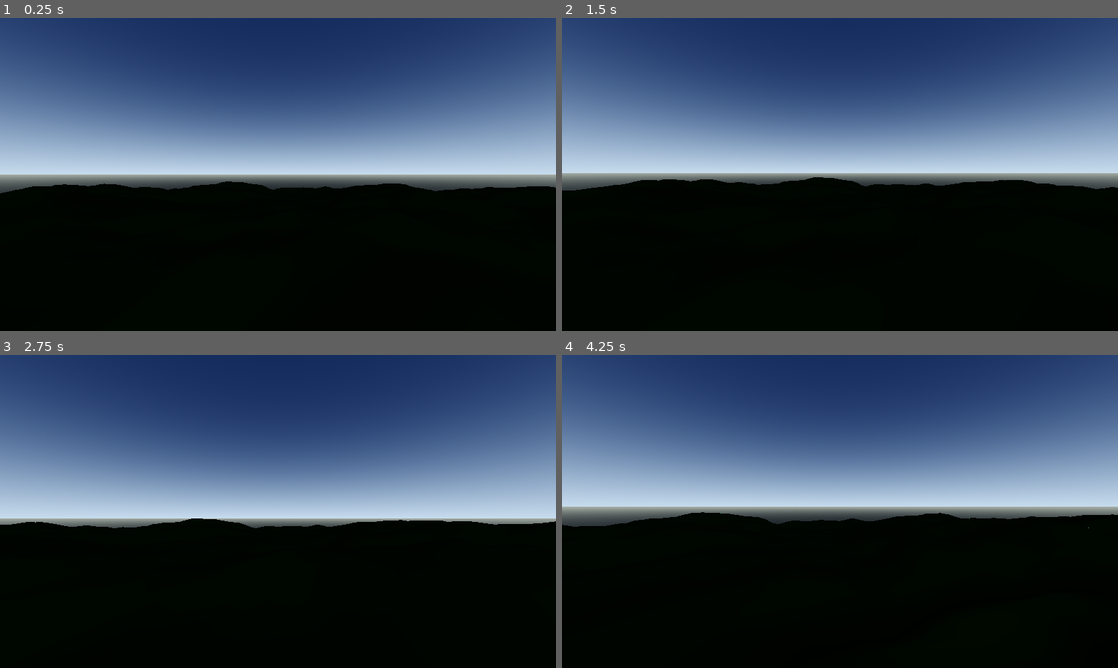
Above: before the commit, frames 1-4 (two rows, left to right).
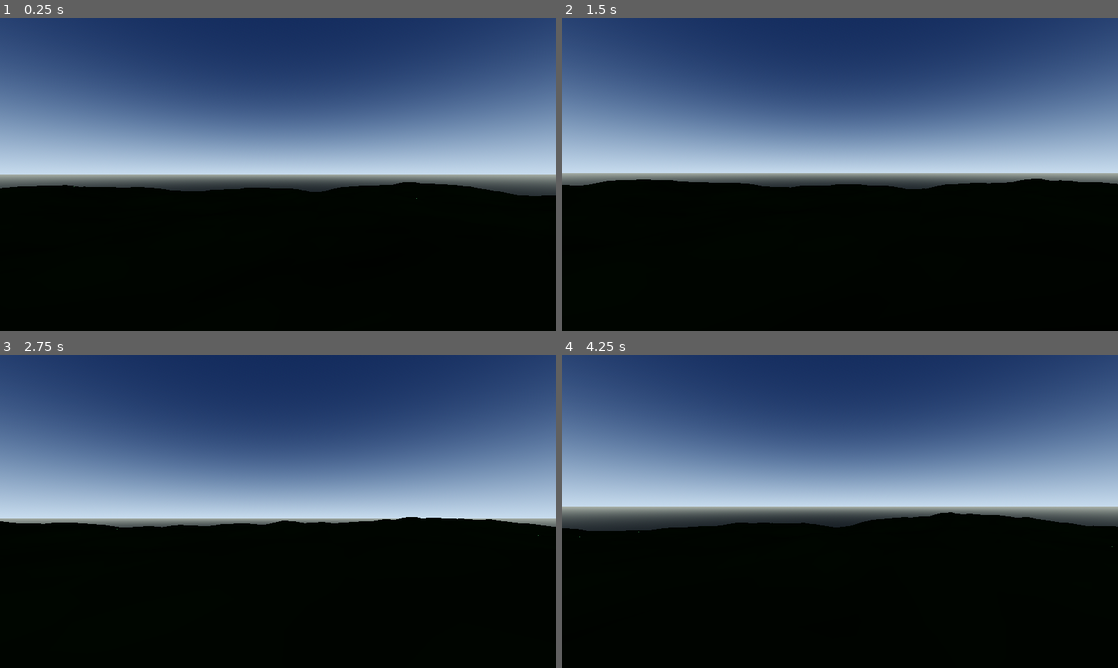
Above: after the commit, the same moments.

Repository: kansation/Space-Exploring-Game
Game: Godot game, scene res://scenes/procedural_terrain.tscn
The game is run twice, just before and just after one commit, with the same random seed, the same clock (stepped at 60 frames per second) and the same inputs.
Inputs (mouse positions are in pixels of both pictures, inside the frame that each line leads up to):
- Up to frame 1 (0.25 s): no input
- Up to frame 2 (1.5 s): tap Enter at 0.5 s; move the mouse to (867, 174) at 0.52 s; hold W (move_forward) from 0.53 s (still down); click (867, 174) at 0.67 s; tap Space (jump) at 0.77 s; move the mouse to (812, 174) at 1.27 s
- Up to frame 3 (2.75 s): keep holding W (move_forward); tap Space (jump) at 1.52 s; move the mouse to (289, 505) at 2.02 s
- Up to frame 4 (4.25 s): keep holding W (move_forward); move the mouse to (834, 517) at 2.77 s; click (834, 517) at 2.92 s; tap Space (jump) at 3.02, 3.77 s; move the mouse to (878, 514) at 3.52 s

The runs differ from the first frame. In frame 1, 1.0% of the frame differs, in the area x 0-100%, y 52-58%; in frame 2, 1.0%; in frame 3, 0.8%; in frame 4, 1.8%, in the area x 0-100%, y 50-62%.

Commit message:
Shape procedural terrain and slope materials

Diff:
--- a/game/scenes/procedural_terrain.tscn
+++ b/game/scenes/procedural_terrain.tscn
@@ -20,10 +20,11 @@
 ambient_light_energy = 0.7
 tonemap_mode = 2
 
-[sub_resource type="StandardMaterial3D" id="Material_terrain"]
-albedo_color = Color(0.12, 0.38, 0.16, 1)
-roughness = 1.0
-cull_mode = 2
+[sub_resource type="Shader" id="Shader_terrain"]
+code = "shader_type spatial;\nrender_mode cull_disabled;\n\nuniform vec4 soil_color : source_color = vec4(0.12, 0.38, 0.16, 1.0);\nuniform vec4 rock_color : source_color = vec4(0.28, 0.3, 0.28, 1.0);\nuniform float rock_slope_start = 0.38;\nuniform float rock_slope_end = 0.62;\nvarying vec3 world_normal;\n\nvoid vertex() {\n    world_normal = normalize((MODEL_MATRIX * vec4(NORMAL, 0.0)).xyz);\n}\n\nvoid fragment() {\n    float slope = 1.0 - clamp(dot(normalize(world_normal), vec3(0.0, 1.0, 0.0)), 0.0, 1.0);\n    float rock_amount = smoothstep(rock_slope_start, rock_slope_end, slope);\n    ALBEDO = mix(soil_color.rgb, rock_color.rgb, rock_amount);\n    ROUGHNESS = 1.0;\n}"
+
+[sub_resource type="ShaderMaterial" id="Material_terrain"]
+shader = SubResource("Shader_terrain")
 
 [node name="ProceduralTerrain" type="Node3D"]
 script = ExtResource("1_terrain")
--- a/game/scripts/procedural_terrain.gd
+++ b/game/scripts/procedural_terrain.gd
@@ -2,7 +2,9 @@
 
 @export var seed := 1337
 @export_range(0.5, 12.0, 0.5) var terrain_height := 2.5
-@export_range(0.005, 0.15, 0.005) var noise_scale := 0.045
+@export_range(0.005, 0.08, 0.005) var noise_scale := 0.025
+@export_range(0.0, 2.0, 0.05) var detail_height := 0.35
+@export_range(0.02, 0.3, 0.01) var detail_noise_scale := 0.09
 @export_range(16, 128, 1) var mesh_resolution := 96
 @export var terrain_size := 100.0
 
@@ -18,13 +20,19 @@
 	noise.seed = seed
 	noise.noise_type = FastNoiseLite.TYPE_SIMPLEX_SMOOTH
 	noise.frequency = noise_scale
+	var detail_noise := FastNoiseLite.new()
+	detail_noise.seed = seed + 7919
+	detail_noise.noise_type = FastNoiseLite.TYPE_SIMPLEX_SMOOTH
+	detail_noise.frequency = detail_noise_scale
 
 	var grid_size := mesh_resolution + 1
 	var heights := PackedFloat32Array()
 	heights.resize(grid_size * grid_size)
 	for z in range(grid_size):
 		for x in range(grid_size):
-			heights[z * grid_size + x] = noise.get_noise_2d(_grid_to_world(x), _grid_to_world(z)) * terrain_height
+			var world_x := _grid_to_world(x)
+			var world_z := _grid_to_world(z)
+			heights[z * grid_size + x] = _sample_height(noise, detail_noise, world_x, world_z)
 
 	var vertices := PackedVector3Array()
 	vertices.resize(grid_size * grid_size)
@@ -63,8 +71,11 @@
 	terrain_collision.shape = collision_shape
 	terrain_collision.scale = Vector3(terrain_size / mesh_resolution, 1.0, terrain_size / mesh_resolution)
 
-	var center_height := noise.get_noise_2d(0.0, 0.0) * terrain_height
+	var center_height := _sample_height(noise, detail_noise, 0.0, 0.0)
 	player.position = Vector3(0.0, center_height + 2.0, 0.0)
+
+func _sample_height(broad_noise: FastNoiseLite, detail_noise: FastNoiseLite, world_x: float, world_z: float) -> float:
+	return broad_noise.get_noise_2d(world_x, world_z) * terrain_height + detail_noise.get_noise_2d(world_x, world_z) * detail_height
 
 func _add_face(indices: PackedInt32Array, normals: PackedVector3Array, vertices: PackedVector3Array, a: int, b: int, c: int) -> void:
 	indices.append(a)
Not shown: 1 places in game/scenes/procedural_terrain.tscn that only renumber resources
Not shown, changed: docs/Technical-Production-Plan.md
